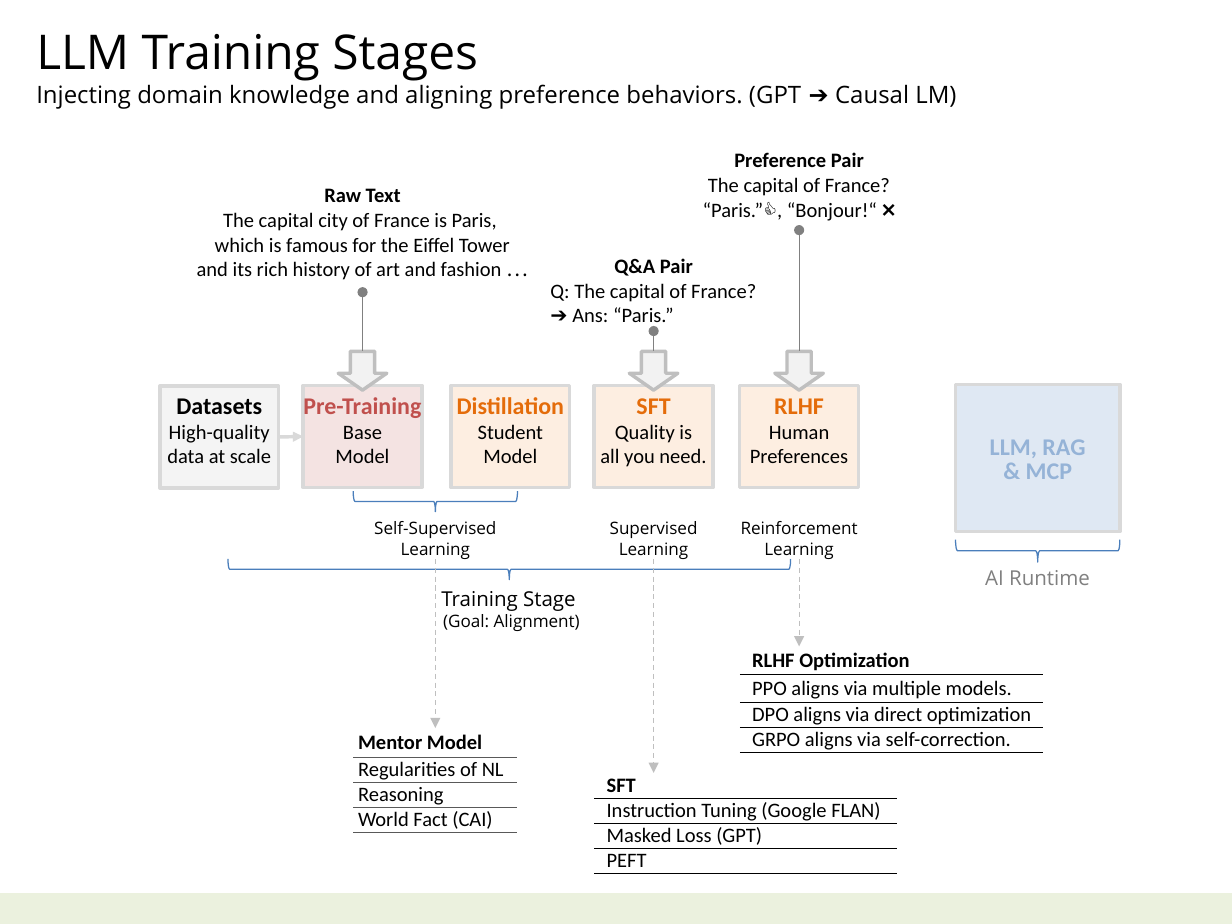
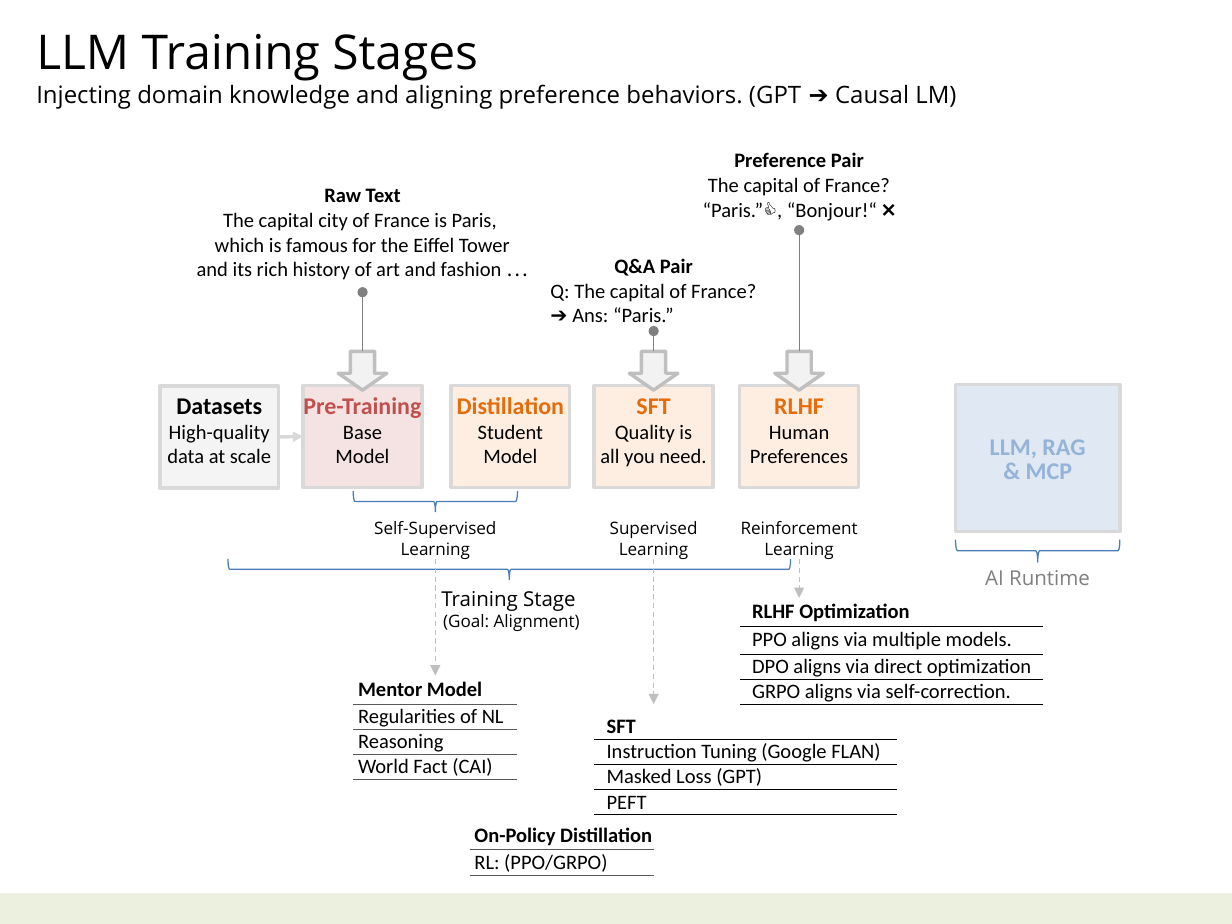
Before and after one commit to navibator/crazy-ai, a slide deck: slide 6 of ai-gemma.pptx. Drawn at 1232x924 pixels with LibreOffice and Linux fonts; fonts in the diff are those of the drawing. Boxes give left, top, right and bottom in pixels: in the first picture for what was removed or moved away, otherwise in the second. Text is boxed around its words. In the diff, an @@ line names an element or a change of style, - is before the commit and + after.

```diff
--- a/ai-gemma.pptx
+++ b/ai-gemma.pptx
@@ arrow moved from (435, 559) - (435, 728) to (435, 559) - (435, 675) @@
@@ arrow moved from (654, 559) - (654, 772) to (654, 559) - (654, 705) @@
@@ arrow moved from (800, 559) - (800, 647) to (800, 559) - (800, 598) @@
@@ table: place and size @@
-table at <box>739,647,1042,754</box>
+table at <box>739,598,1042,706</box>
@@ table: place and size @@
-table at <box>354,728,517,833</box>
+table at <box>354,675,517,780</box>
@@ table: place and size @@
-table at <box>594,772,897,871</box>
+table at <box>594,715,897,819</box>
@@ table added at <box>469,821,653,876</box>, 2 rows, 1 columns @@
+On-Policy Distillation
+RL: (PPO/GRPO)
```
Also in this commit, not shown: 1 other slide changed, 2 other files.
